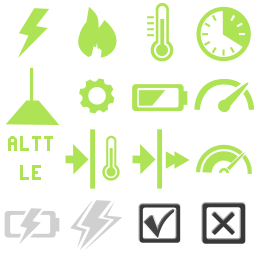
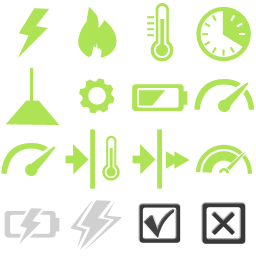
Before/after of a 256 × 256 layered artwork. What changed in the layer stack:
hid "ALTTLE" over [8, 136, 53, 180]
painted on "Shape 2 copy", unmasked it over [132, 129, 190, 189]
painted on "Shape 2", unmasked it over [65, 129, 120, 189]
added layer "Throttle copy" above "Throttle" over [1, 143, 56, 176]
painted on "Throttle", unmasked it over [194, 78, 254, 112]
painted on "GEAR", unmasked it over [79, 78, 114, 114]
painted on "timer", unmasked it over [196, 6, 251, 62]
painted on "thermometer", unmasked it over [147, 3, 174, 62]
painted on "notch", unmasked it over [5, 100, 60, 126]
painted on "Shape 3", unmasked it over [152, 210, 174, 238]
painted on "Shape 1 copy 3", unmasked it over [139, 204, 180, 243]
painted on "Shape 1" (2nd of 3), unmasked it over [202, 203, 245, 244]
painted on "battery icon", unmasked it over [132, 84, 188, 112]
painted on "Shape 1" (3rd of 3), unmasked it over [196, 144, 252, 174]
painted on "carging batter", unmasked it over [8, 208, 59, 238]
painted on "Shape 4", unmasked it over [97, 200, 118, 217]
painted on "discharge", unmasked it over [97, 200, 111, 216]
painted on "bolt" (2nd of 2), unmasked it over [19, 8, 49, 47]
painted on "heat", unmasked it over [78, 11, 117, 57]
